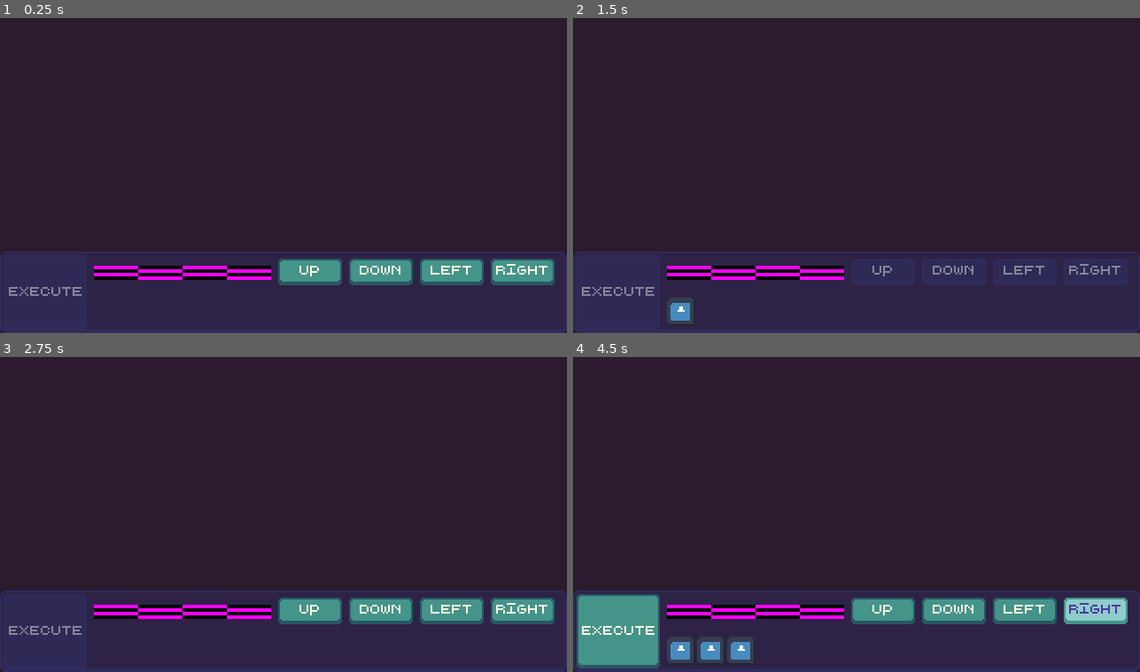
Above: before the commit, frames 1-4 (two rows, left to right).
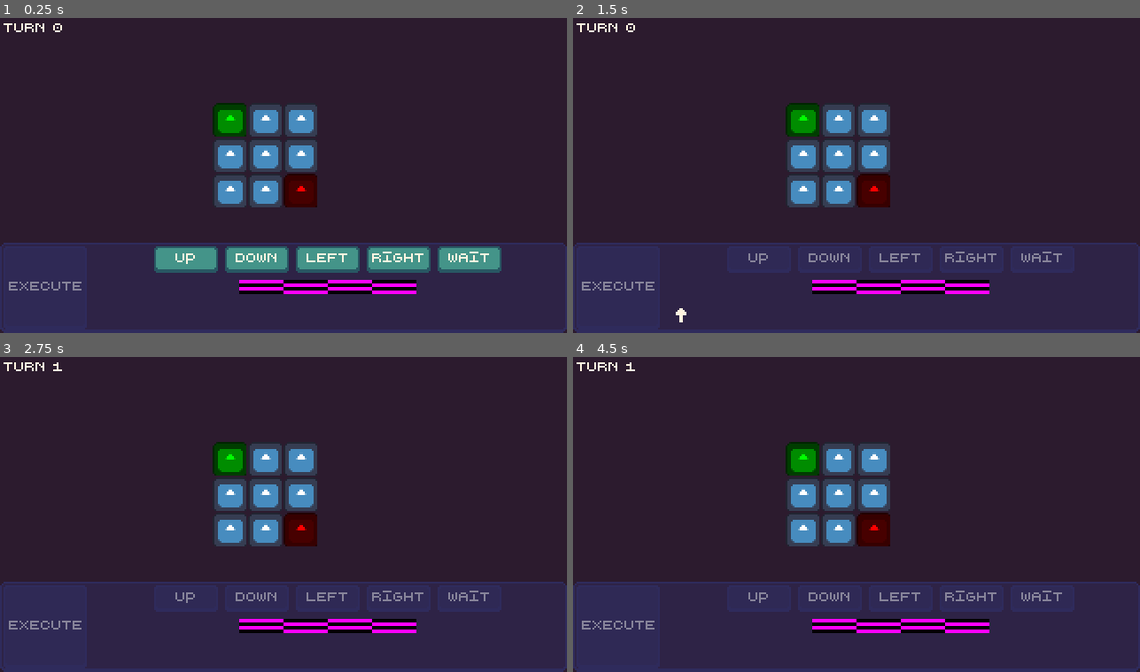
Above: after the commit, the same moments.

Repository: baconsaur/ludum-dare-60
Game: Godot game, scene res://scenes/main.tscn
Two runs of this game, one before a commit and one after it. Both use one fixed random seed, a clock stepped at 60 frames per second and the inputs below. The engine's default icon, where the game draws it, is replaced by a stand-in: a white triangle on a blue panel in a dark square.
Inputs (mouse positions are in pixels of both pictures, inside the frame that each line leads up to; where the layout moved, square brackets give the same spot in the first picture):
- Up to frame 1 (0.25 s): no input
- Up to frame 2 (1.5 s): click "Up" at 0.5 s; click "Execute" at 1.25 s
- Up to frame 3 (2.75 s): click (107, 653) [107, 649] at 2 s
- Up to frame 4 (4.5 s): click (952, 612) at 2.75 s, where only the run before the commit has a clickable "Down"; click (1026, 612) at 3.5 s, where only the run before the commit has a clickable "Left"; click (1094, 612) at 4.25 s, where only the run before the commit has a clickable "Right"

The runs differ from the first frame. In frame 1, 15% of the frame differs, in the area x 0-100%, y 1-89%; in frame 2, 11%; in frame 3, 14%; in frame 4, 18%, in the area x 0-100%, y 1-99%.

Commit message:
Move player on board

Diff:
--- a/scenes/action.tscn
+++ b/scenes/action.tscn
@@ -1,6 +1,6 @@
 [gd_scene format=3 uid="uid://dfuv1rhoqtluh"]
 
-[ext_resource type="Texture2D" uid="uid://biyu0bcpw1ns4" path="res://icon.svg" id="1_h1spn"]
+[ext_resource type="Texture2D" uid="uid://bk8wo4twoe7dt" path="res://ui/sprites/noop_action.png" id="1_h1spn"]
 [ext_resource type="Script" uid="uid://csshoh11k131o" path="res://scripts/action.gd" id="2_3jgle"]
 
 [node name="Action" type="TextureButton" unique_id=1688467474]
--- /dev/null
+++ b/scenes/cell.tscn
@@ -0,0 +1,7 @@
+[gd_scene format=3 uid="uid://b4pqjaij5ej81"]
+
+[ext_resource type="Texture2D" uid="uid://biyu0bcpw1ns4" path="res://icon.svg" id="1_upbjj"]
+
+[node name="Cell" type="Sprite2D" unique_id=1895937967]
+scale = Vector2(0.1484375, 0.1484375)
+texture = ExtResource("1_upbjj")
--- a/scenes/main.tscn
+++ b/scenes/main.tscn
@@ -2,11 +2,17 @@
 
 [ext_resource type="Script" uid="uid://c8xy4k5nng5gt" path="res://scripts/game_controller.gd" id="1_0wfyh"]
 [ext_resource type="Script" uid="uid://b8ole642gapph" path="res://scripts/machine.gd" id="2_0wfyh"]
+[ext_resource type="Script" uid="uid://2dt758c08a5j" path="res://scripts/board.gd" id="2_jyhfs"]
 
 [sub_resource type="PlaceholderTexture2D" id="PlaceholderTexture2D_2e22n"]
 
 [node name="Main" type="Node2D" unique_id=230154261]
 script = ExtResource("1_0wfyh")
+
+[node name="Board" type="Node2D" parent="." unique_id=180485663]
+script = ExtResource("2_jyhfs")
+
+[node name="Camera2D" type="Camera2D" parent="." unique_id=53900973]
 
 [node name="CanvasLayer" type="CanvasLayer" parent="." unique_id=578291867]
 
@@ -32,63 +38,71 @@
 
 [node name="ActionSection" type="VBoxContainer" parent="CanvasLayer/MarginContainer/MachinePanel/MachineSections" unique_id=371520544]
 layout_mode = 2
-theme_override_constants/separation = 2
+size_flags_horizontal = 3
+theme_override_constants/separation = 4
 
-[node name="CardSection" type="HBoxContainer" parent="CanvasLayer/MarginContainer/MachinePanel/MachineSections/ActionSection" unique_id=1905014100]
-custom_minimum_size = Vector2(0, 20)
+[node name="Cards" type="HBoxContainer" parent="CanvasLayer/MarginContainer/MachinePanel/MachineSections/ActionSection" unique_id=1085402137]
 layout_mode = 2
-alignment = 2
+alignment = 1
 
-[node name="CardSlot" type="TextureRect" parent="CanvasLayer/MarginContainer/MachinePanel/MachineSections/ActionSection/CardSection" unique_id=1107598385]
+[node name="Up" type="Button" parent="CanvasLayer/MarginContainer/MachinePanel/MachineSections/ActionSection/Cards" unique_id=211065719]
+custom_minimum_size = Vector2(36, 0)
+layout_mode = 2
+size_flags_horizontal = 4
+size_flags_vertical = 4
+text = "Up"
+
+[node name="Down" type="Button" parent="CanvasLayer/MarginContainer/MachinePanel/MachineSections/ActionSection/Cards" unique_id=683869493]
+custom_minimum_size = Vector2(36, 0)
+layout_mode = 2
+size_flags_horizontal = 4
+size_flags_vertical = 4
+text = "Down"
+
+[node name="Left" type="Button" parent="CanvasLayer/MarginContainer/MachinePanel/MachineSections/ActionSection/Cards" unique_id=897136321]
+custom_minimum_size = Vector2(36, 0)
+layout_mode = 2
+size_flags_horizontal = 4
+size_flags_vertical = 4
+text = "Left"
+
+[node name="Right" type="Button" parent="CanvasLayer/MarginContainer/MachinePanel/MachineSections/ActionSection/Cards" unique_id=1659231653]
+custom_minimum_size = Vector2(36, 0)
+layout_mode = 2
+size_flags_horizontal = 4
+size_flags_vertical = 4
+text = "Right"
+
+[node name="Wait" type="Button" parent="CanvasLayer/MarginContainer/MachinePanel/MachineSections/ActionSection/Cards" unique_id=1971640928]
+custom_minimum_size = Vector2(36, 0)
+layout_mode = 2
+size_flags_horizontal = 4
+size_flags_vertical = 4
+text = "Wait"
+
+[node name="CardSlot" type="TextureRect" parent="CanvasLayer/MarginContainer/MachinePanel/MachineSections/ActionSection" unique_id=1107598385]
 custom_minimum_size = Vector2(100, 8)
 layout_mode = 2
 size_flags_horizontal = 6
 size_flags_vertical = 4
 texture = SubResource("PlaceholderTexture2D_2e22n")
 
-[node name="Cards" type="HBoxContainer" parent="CanvasLayer/MarginContainer/MachinePanel/MachineSections/ActionSection/CardSection" unique_id=1085402137]
-layout_mode = 2
-alignment = 1
-
-[node name="Up" type="Button" parent="CanvasLayer/MarginContainer/MachinePanel/MachineSections/ActionSection/CardSection/Cards" unique_id=211065719]
-custom_minimum_size = Vector2(36, 0)
-layout_mode = 2
-size_flags_horizontal = 4
-size_flags_vertical = 4
-text = "Up"
-
-[node name="Down" type="Button" parent="CanvasLayer/MarginContainer/MachinePanel/MachineSections/ActionSection/CardSection/Cards" unique_id=683869493]
-custom_minimum_size = Vector2(36, 0)
-layout_mode = 2
-size_flags_horizontal = 4
-size_flags_vertical = 4
-text = "Down"
-
-[node name="Left" type="Button" parent="CanvasLayer/MarginContainer/MachinePanel/MachineSections/ActionSection/CardSection/Cards" unique_id=897136321]
-custom_minimum_size = Vector2(36, 0)
-layout_mode = 2
-size_flags_horizontal = 4
-size_flags_vertical = 4
-text = "Left"
-
-[node name="Right" type="Button" parent="CanvasLayer/MarginContainer/MachinePanel/MachineSections/ActionSection/CardSection/Cards" unique_id=1659231653]
-custom_minimum_size = Vector2(36, 0)
-layout_mode = 2
-size_flags_horizontal = 4
-size_flags_vertical = 4
-text = "Right"
-
 [node name="Actions" type="HBoxContainer" parent="CanvasLayer/MarginContainer/MachinePanel/MachineSections/ActionSection" unique_id=1381654775]
-custom_minimum_size = Vector2(0, 20)
+custom_minimum_size = Vector2(0, 16)
 layout_mode = 2
 size_flags_horizontal = 3
 size_flags_vertical = 4
 theme_override_constants/separation = 1
 
-[node name="Camera2D" type="Camera2D" parent="." unique_id=53900973]
+[node name="Turn" type="Label" parent="CanvasLayer/MarginContainer" unique_id=1423988900]
+layout_mode = 2
+size_flags_horizontal = 0
+size_flags_vertical = 0
+text = "Turn 0"
 
 [connection signal="pressed" from="CanvasLayer/MarginContainer/MachinePanel/MachineSections/Execute" to="CanvasLayer/MarginContainer/MachinePanel" method="_on_execute_pressed"]
-[connection signal="pressed" from="CanvasLayer/MarginContainer/MachinePanel/MachineSections/ActionSection/CardSection/Cards/Up" to="CanvasLayer/MarginContainer/MachinePanel" method="_on_up_pressed"]
-[connection signal="pressed" from="CanvasLayer/MarginContainer/MachinePanel/MachineSections/ActionSection/CardSection/Cards/Down" to="CanvasLayer/MarginContainer/MachinePanel" method="_on_down_pressed"]
-[connection signal="pressed" from="CanvasLayer/MarginContainer/MachinePanel/MachineSections/ActionSection/CardSection/Cards/Left" to="CanvasLayer/MarginContainer/MachinePanel" method="_on_left_pressed"]
-[connection signal="pressed" from="CanvasLayer/MarginContainer/MachinePanel/MachineSections/ActionSection/CardSection/Cards/Right" to="CanvasLayer/MarginContainer/MachinePanel" method="_on_right_pressed"]
+[connection signal="pressed" from="CanvasLayer/MarginContainer/MachinePanel/MachineSections/ActionSection/Cards/Up" to="CanvasLayer/MarginContainer/MachinePanel" method="_on_up_pressed"]
+[connection signal="pressed" from="CanvasLayer/MarginContainer/MachinePanel/MachineSections/ActionSection/Cards/Down" to="CanvasLayer/MarginContainer/MachinePanel" method="_on_down_pressed"]
+[connection signal="pressed" from="CanvasLayer/MarginContainer/MachinePanel/MachineSections/ActionSection/Cards/Left" to="CanvasLayer/MarginContainer/MachinePanel" method="_on_left_pressed"]
+[connection signal="pressed" from="CanvasLayer/MarginContainer/MachinePanel/MachineSections/ActionSection/Cards/Right" to="CanvasLayer/MarginContainer/MachinePanel" method="_on_right_pressed"]
+[connection signal="pressed" from="CanvasLayer/MarginContainer/MachinePanel/MachineSections/ActionSection/Cards/Wait" to="CanvasLayer/MarginContainer/MachinePanel" method="_on_wait_pressed"]
--- a/scripts/action.gd
+++ b/scripts/action.gd
@@ -1,5 +1,5 @@
 class_name Action
-extends Control
+extends TextureButton
 
 enum ActionType {
 	UP,
@@ -11,6 +11,13 @@
 
 @export var action_type : ActionType = ActionType.NOOP
 
+var action_sprites = {
+	Action.ActionType.UP: preload("res://ui/sprites/up_action.png"),
+	Action.ActionType.DOWN: preload("res://ui/sprites/down_action.png"),
+	Action.ActionType.LEFT: preload("res://ui/sprites/left_action.png"),
+	Action.ActionType.RIGHT: preload("res://ui/sprites/right_action.png"),
+	Action.ActionType.NOOP: preload("res://ui/sprites/noop_action.png"),
+}
 var type_map = {
 	"up": ActionType.UP,
 	"down": ActionType.DOWN,
@@ -21,6 +28,7 @@
 
 func set_action(action_name=null):
 	action_type = type_map[action_name]
+	texture_normal = action_sprites[action_type]
 
 func perform_action():
 	match action_type:
--- /dev/null
+++ b/scripts/board.gd
@@ -0,0 +1,39 @@
+extends Node2D
+
+signal reached_exit
+
+@export var num_rows : int = 3
+@export var num_cols : int = 3
+@export var spawn_point : Vector2 = Vector2(0, 0)
+@export var exit : Vector2 = Vector2(2, 2)
+
+var cell_obj = preload("res://scenes/cell.tscn")
+var grid = []
+var player_pos = spawn_point
+
+func _ready():
+	for i in range(num_rows):
+		grid.append([])
+		for j in range(num_cols):
+			var cell = cell_obj.instantiate()
+			add_child(cell)
+			grid[i].append(cell)
+			cell.position = get_cell_pos(i, j)
+			if Vector2(i, j) == player_pos:
+				cell.modulate = Color.GREEN
+			elif Vector2(i, j) == exit:
+				cell.modulate = Color.RED
+
+func get_cell_pos(x, y):
+	return Vector2(x * 20 - num_rows * 10, y * 20 - num_cols * 10)
+
+func move_player(movement):
+	grid[player_pos.x][player_pos.y].modulate = Color.WHITE
+	player_pos = Vector2(
+		clamp(player_pos.x + movement.x, 0, num_rows),
+		clamp(player_pos.y + movement.y, 0, num_cols)
+	)
+	grid[player_pos.x][player_pos.y].modulate = Color.GREEN
+
+	if player_pos == exit:
+		emit_signal("reached_exit")
--- a/scripts/game_controller.gd
+++ b/scripts/game_controller.gd
@@ -1,17 +1,34 @@
 extends Node2D
 
 var action_map = {
-	Action.ActionType.UP: "up",
-	Action.ActionType.DOWN: "down",
-	Action.ActionType.LEFT: "left",
-	Action.ActionType.RIGHT: "right",
-	Action.ActionType.NOOP: "noop",
+	Action.ActionType.UP: Vector2(0, -1),
+	Action.ActionType.DOWN: Vector2(0, 1),
+	Action.ActionType.LEFT: Vector2(-1, 0),
+	Action.ActionType.RIGHT: Vector2(1, 0),
+	Action.ActionType.NOOP: Vector2(0, 0),
 }
+var turn = 0
+var level_success = false
 
+@onready var board = $Board
 @onready var machine = $CanvasLayer/MarginContainer/MachinePanel
+@onready var turn_counter = $CanvasLayer/MarginContainer/Turn
 
 func _ready():
 	machine.action_performed.connect(perform_action)
+	machine.actions_complete.connect(complete_actions)
+	board.reached_exit.connect(complete_level)
 
 func perform_action(action_type):
-	print_debug(action_map[action_type])
+	board.move_player(action_map[action_type])
+	turn += 1
+	turn_counter.text = "Turn " + str(turn)
+
+func complete_level():
+	machine.action_tween.kill()
+	level_success = true
+	print_debug("good jorb")
+
+func complete_actions():
+	if level_success: return
+	print_debug("oh no")
--- a/scripts/machine.gd
+++ b/scripts/machine.gd
@@ -1,14 +1,16 @@
 extends Control
 signal action_performed
+signal actions_complete
 
 @export var turn_length : float = 1.
-@export var max_actions : int = 10
+@export var max_actions : int = 15
 
 var action_obj = preload("res://scenes/action.tscn")
+var action_tween = null
 
 @onready var actions = $MachineSections/ActionSection/Actions
 @onready var execute_button = $MachineSections/Execute
-@onready var cards = $MachineSections/ActionSection/CardSection/Cards
+@onready var cards = $MachineSections/ActionSection/Cards
 
 func _on_execute_pressed() -> void:
 	if actions.get_child_count() == 0:
@@ -17,16 +19,17 @@
 	execute_button.disabled = true
 	toggle_cards(true)
 
-	var tween = get_tree().create_tween()
+	action_tween = get_tree().create_tween()
 
 	for action in actions.get_children():
-		tween.tween_callback(func():
+		action_tween.tween_callback(func():
 			action.perform_action()
 			emit_signal("action_performed", action.action_type)
 		).set_delay(turn_length)
 
-	await tween.finished
-	toggle_cards(false)
+	await action_tween.finished
+	action_tween = null
+	emit_signal("actions_complete")
 
 func toggle_cards(disable : bool):
 	for card in cards.get_children():
@@ -59,3 +62,6 @@
 
 func _on_right_pressed() -> void:
 	add_action("right")
+
+func _on_wait_pressed() -> void:
+	add_action(null)
--- a/ui/default_theme.tres
+++ b/ui/default_theme.tres
@@ -36,7 +36,7 @@
 HSlider/styles/grabber_area_highlight = ExtResource("6_h40d0")
 HSlider/styles/slider = ExtResource("7_almxo")
 Label/colors/font_color = Color(1, 0.95686275, 0.8784314, 1)
-Label/font_sizes/font_size = 10
+Label/font_sizes/font_size = 5
 MarginContainer/constants/margin_bottom = 2
 MarginContainer/constants/margin_left = 2
 MarginContainer/constants/margin_right = 2
Not shown, added: scripts/board.gd.uid
Binary file added: ui/sprites/actions.aseprite
Binary file added: ui/sprites/down_action.png
Not shown, added: ui/sprites/down_action.png.import
Binary file added: ui/sprites/left_action.png
Not shown, added: ui/sprites/left_action.png.import
Binary file added: ui/sprites/noop_action.png
Not shown, added: ui/sprites/noop_action.png.import
Binary file added: ui/sprites/right_action.png
Not shown, added: ui/sprites/right_action.png.import
Binary file added: ui/sprites/up_action.png
Not shown, added: ui/sprites/up_action.png.import
